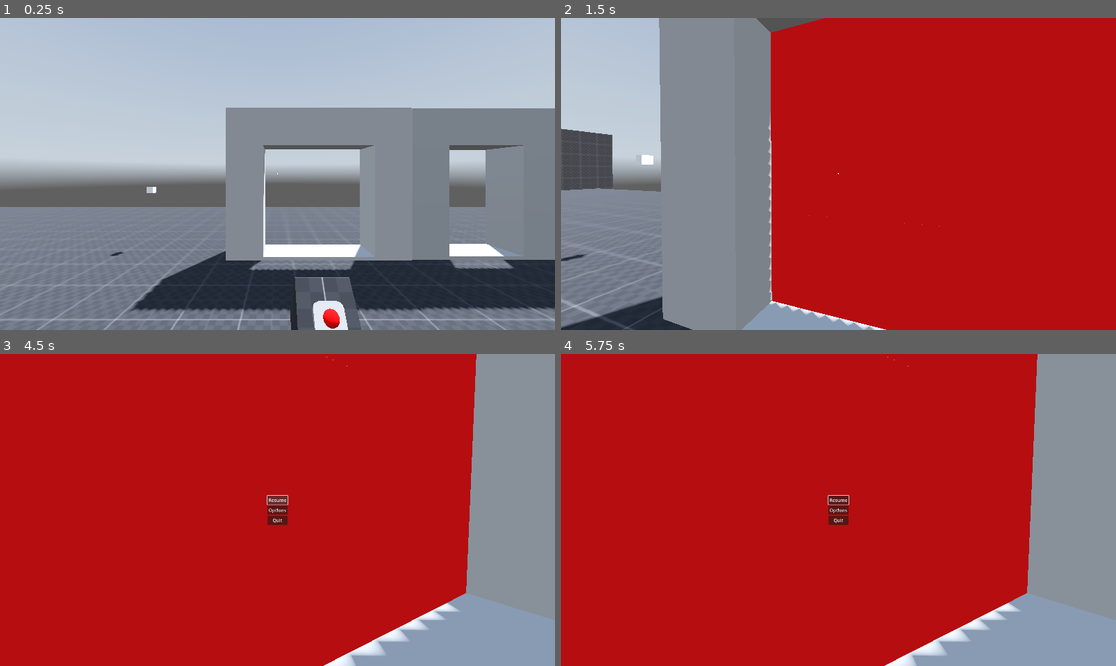
Above: before the commit, frames 1-4 (two rows, left to right).
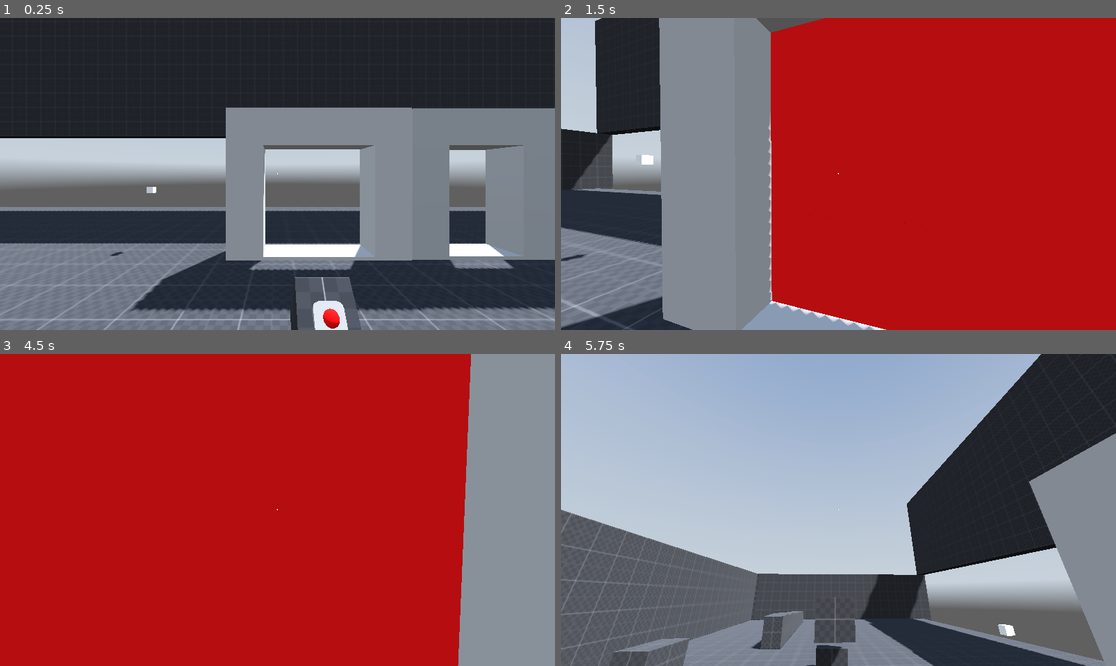
Above: after the commit, the same moments.

Repository: Nazsgull/FPS_Godot
Game: Godot game, scene res://scenes/main.tscn
The game is run twice, just before and just after one commit, with the same random seed, the same clock (stepped at 60 frames per second) and the same inputs. A sky picture missing from this copy of the repository is replaced by a grey-blue gradient.
Inputs (mouse positions are in pixels of both pictures, inside the frame that each line leads up to):
- Up to frame 1 (0.25 s): no input
- Up to frame 2 (1.5 s): tap Enter (ui_accept) at 0.5, 0.77 s; move the mouse to (866, 174) at 0.52 s; hold Ctrl (crouch) 0.53-1.28 s; hold W (forward) from 0.53 s (still down); move the mouse to (810, 174) at 1.27 s; tap Ctrl (crouch) at 1.35 s
- Up to frame 3 (4.5 s): tap Enter (ui_accept) at 1.52, 2.75, 3.02, 3.77 s; move the mouse to (288, 503) at 2.02 s; hold Ctrl (crouch) 2.03-2.78 s; tap E (interact) at 2.1 s; move the mouse to (271, 516) at 2.77 s; tap Shift (sprint) at 2.85 s; tap Ctrl (crouch) at 3.05 s; move the mouse to (316, 513) at 3.52 s; hold Ctrl (crouch) 3.53-4.25 s; tap Escape (Pause) at 4.15 s; release W (forward) at 4.25 s; click (277, 500) at 4.25 s, where only the run after the commit has a clickable "Resume"
- Up to frame 4 (5.75 s): tap Enter (ui_accept) at 5, 5.27 s; move the mouse to (672, 463) at 5.02 s; hold A (left) from 5.03 s (still down); tap Ctrl (crouch) at 5.1 s

The runs differ from the first frame. In frame 1, 40% of the frame differs, in the area x 0-100%, y 0-73%; in frame 2, 7.9%; in frame 3, 7.1%; in frame 4, 94%, in the area x 0-100%, y 0-100%.

Commit message:
Menú de pausa

Diff:
--- a/scenes/main.tscn
+++ b/scenes/main.tscn
@@ -37,6 +37,34 @@
 size = Vector3(50, 5, 20)
 material = SubResource("StandardMaterial3D_pnsss")
 
+[node name="floor2" type="CSGBox3D" parent="stage"]
+transform = Transform3D(1, 0, 0, 0, 1, 0, 0, 0, 1, 0, -62.25, -86)
+use_collision = true
+collision_layer = 4
+size = Vector3(50, 5, 147)
+material = SubResource("StandardMaterial3D_pnsss")
+
+[node name="floor3" type="CSGBox3D" parent="stage"]
+transform = Transform3D(0.999993, -0.00213733, 0.0031887, 0.00213853, 0.999998, -0.000373112, -0.00318789, 0.000379939, 0.999995, 55, -150, -66.25)
+use_collision = true
+collision_layer = 4
+size = Vector3(50, 5, 147)
+material = SubResource("StandardMaterial3D_pnsss")
+
+[node name="floor4" type="CSGBox3D" parent="stage"]
+transform = Transform3D(1, 0, 0, 0, 1, 0, 0, 0, 1, 0, -238, -86)
+use_collision = true
+collision_layer = 4
+size = Vector3(50, 5, 147)
+material = SubResource("StandardMaterial3D_pnsss")
+
+[node name="floor5" type="CSGBox3D" parent="stage"]
+transform = Transform3D(0.999993, -0.00213733, 0.0031887, 0.00213853, 0.999998, -0.000373112, -0.00318789, 0.000379939, 0.999995, 55.3756, -325.75, -66.3168)
+use_collision = true
+collision_layer = 4
+size = Vector3(50, 5, 147)
+material = SubResource("StandardMaterial3D_pnsss")
+
 [node name="wall0" type="CSGBox3D" parent="stage"]
 transform = Transform3D(1, 0, 0, 0, 1, 0, 0, 0, 1, 0, 0, 10.5)
 use_collision = true
@@ -44,8 +72,7 @@
 material = SubResource("StandardMaterial3D_pnsss")
 
 [node name="wall1" type="CSGBox3D" parent="stage"]
-transform = Transform3D(1, 0, 0, 0, 1, 0, 0, 0, 1, 0, 0, -10.5)
-visible = false
+transform = Transform3D(1, 0, 0, 0, 1, 0, 0, 0, 1, 0, 10, -10.5)
 use_collision = true
 size = Vector3(50, 10, 1)
 material = SubResource("StandardMaterial3D_pnsss")
--- a/scenes/player.tscn
+++ b/scenes/player.tscn
@@ -43,7 +43,7 @@
 [node name="PauseMenu" parent="head/Camera3D" instance=ExtResource("3_5nonw")]
 visible = false
 
-[node name="RayCast3D" type="RayCast3D" parent="."]
+[node name="uncrouching_raycast" type="RayCast3D" parent="."]
 target_position = Vector3(0, 2, 0)
 metadata/_edit_lock_ = true
 
@@ -81,7 +81,7 @@
 transform = Transform3D(1, 0, 0, 0, 1, 0, 0, 0, 1, 0.172, 0.371025, 0)
 size = Vector3(0.15, 0.7, 0.2)
 
-[node name="TextureRect" type="TextureRect" parent="."]
+[node name="pointer" type="TextureRect" parent="."]
 anchors_preset = 8
 anchor_left = 0.5
 anchor_top = 0.5
--- a/scripts/pause_menu.gd
+++ b/scripts/pause_menu.gd
@@ -1,12 +1,12 @@
 extends Control
 
-
+@onready var main = $"../../../"
 
 func handle_resume_pressed() -> void:
-	pass
+	main.handle_pause()
 
 func handle_options_pressed() -> void:
 	pass
 
 func handle_quit_pressed() -> void:
-	pass
+	get_tree().quit() #Reemplazar por cargar menú principal. Añadir confirmación.
--- a/scripts/player.gd
+++ b/scripts/player.gd
@@ -25,10 +25,11 @@
 
 @onready var standing_collision_shape = $standing_collision_shape
 @onready var crouching_collision_shape = $crouching_collision_shape
-@onready var ray_cast_3d = $RayCast3D
+@onready var ray_cast_3d = $uncrouching_raycast
 
 var paused = false
 @onready var pause_menu = $head/Camera3D/PauseMenu
+@onready var pointer = $pointer
 
 enum player_mov_states {
 	CROUCHING,
@@ -47,7 +48,7 @@
 
 
 func _input(event):
-	if event is InputEventMouseMotion:
+	if event is InputEventMouseMotion and !paused:
 		rotate_y(deg_to_rad(-event.relative.x * mouse_sens))
 		head.rotate_x(deg_to_rad(event.relative.y * mouse_sens * invert_y_look))
 		head.rotation.x = clamp(head.rotation.x, deg_to_rad(-89), deg_to_rad(89))
@@ -108,17 +109,18 @@
 	velocity.y = JUMP_VELOCITY
 
 # Function to handle pausing the game (NOT a movement state)
-func handle_pause(state):
-	if state:
+func handle_pause():
+	if paused:
+		pause_menu.hide()
+		Engine.time_scale = 1
 		Input.set_mouse_mode(Input.MOUSE_MODE_CAPTURED)
-		pause_menu.hide()
-		get_tree().paused = false
-
+		pointer.show()
 	else:
+		pause_menu.show()
+		Engine.time_scale = 0
 		Input.set_mouse_mode(Input.MOUSE_MODE_VISIBLE)
-		get_tree().paused = true
-		pause_menu.show()
-	paused = !state
+		pointer.hide()
+	paused = !paused
 
 	# Get the input direction and handle the movement/deceleration.
 	# As good practice, you should replace UI actions with custom gameplay actions.
@@ -141,7 +143,7 @@
 
 func _physics_process(delta):
 	if Input.is_action_just_pressed("Pause"):
-		handle_pause(paused)
+		handle_pause()
 	#Handle movement states
 	_update_state_machine(delta)
 
